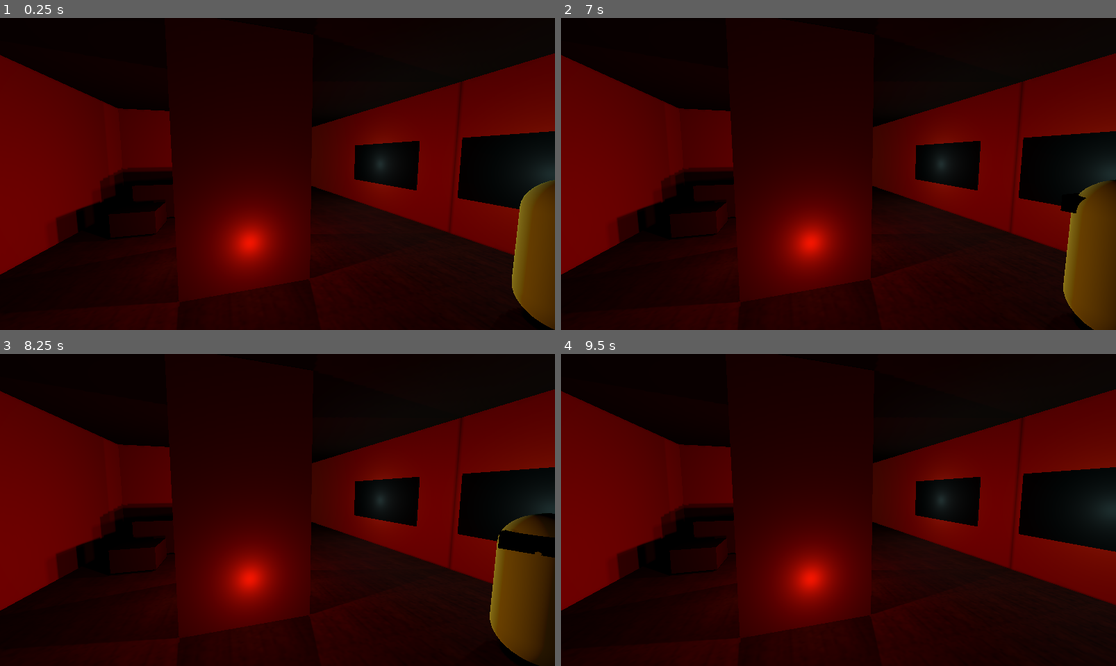
Above: before the commit, frames 1-4 (two rows, left to right).
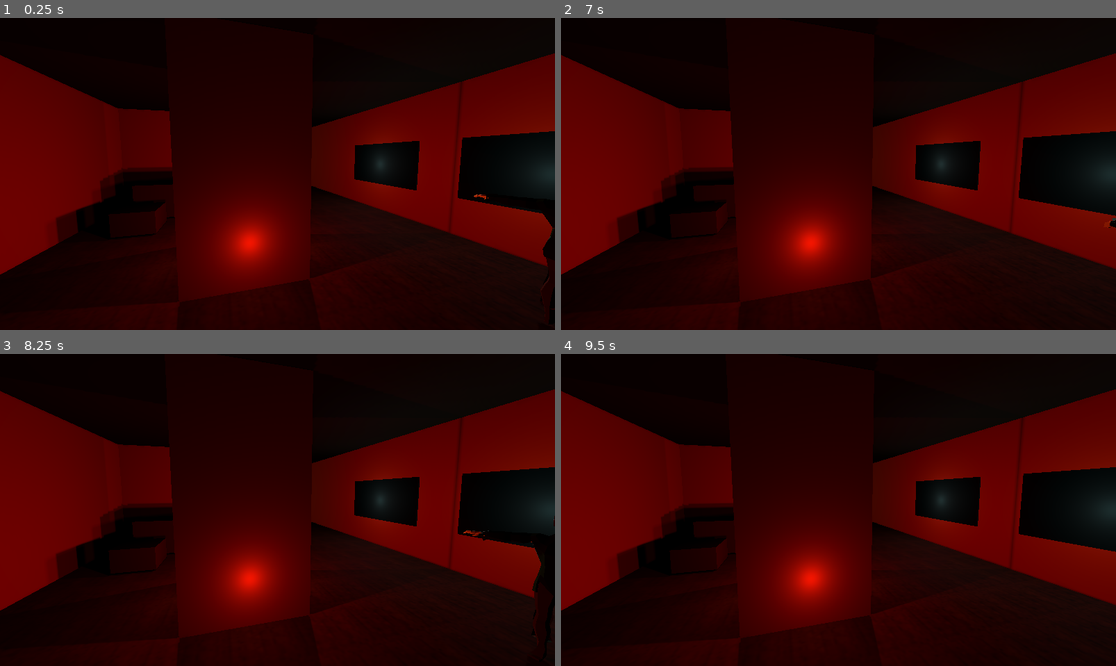
Above: after the commit, the same moments.

Repository: TRMashedelf/i-hate-cabin
Game: Godot game, scene res://Scenes/main.tscn
The game is run twice, just before and just after one commit, with the same random seed, the same clock (stepped at 60 frames per second) and the same inputs.
Inputs (mouse positions are in pixels of both pictures, inside the frame that each line leads up to):
- Up to frame 1 (0.25 s): no input
- Up to frame 2 (7 s): tap Enter at 0.5, 2, 3.5 s; move the mouse to (960, 158) at 0.52 s; hold D (right) 0.53-1.25 s; tap F (interact) every 1.5 s from 0.6 to 6.6 s; click (960, 158) at 0.67 s; tap Space at 1.25, 2.75, 4.25 s; drag from (727, 189) to (810, 236) at 1.27 s; move the mouse to (894, 105) at 2.02 s; hold D (right) 2.03-2.75 s; drag from (810, 236) to (672, 127) at 2.77 s; move the mouse to (1005, 220) at 3.52 s; hold A (left) 3.53-4.25 s; drag from (672, 127) to (755, 96) at 4.27 s; move the mouse to (866, 174) at 5.02 s; hold S (backward) 5.03-5.75 s; click (866, 174) at 5.17 s; drag from (755, 96) to (727, 189) at 5.77 s; move the mouse to (960, 158) at 6.52 s; hold W (forward) from 6.53 s (still down)
- Up to frame 3 (8.25 s): release W (forward) at 7.25 s; drag from (166, 525) to (249, 572) at 7.27 s; move the mouse to (333, 441) at 8.02 s; hold S (backward) from 8.03 s (still down); tap F (interact) at 8.1 s
- Up to frame 4 (9.5 s): release S (backward) at 8.75 s; drag from (810, 572) to (672, 463) at 8.77 s

The runs differ from the first frame. In frame 1, 3.0% of the frame differs, in the area x 85-100%, y 51-100%; in frame 2, 3.8%; in frame 3, 4.0%, in the area x 83-100%, y 51-99%; in frame 4, nothing differs.

Commit message:
Added Player model to game

Diff:
--- /dev/null
+++ b/Objects/Player/joey_5.tscn
@@ -0,0 +1,36 @@
+[gd_scene format=3 uid="uid://cvgt0e3mt00wv"]
+
+[ext_resource type="PackedScene" uid="uid://dip58r15h1u7i" path="res://Models/Joey 5.fbx" id="1_puksg"]
+[ext_resource type="Texture2D" uid="uid://c6ru66tapnkb3" path="res://Textures/Joey Face.png" id="2_dic8v"]
+
+[sub_resource type="StandardMaterial3D" id="StandardMaterial3D_6s3ou"]
+albedo_texture = ExtResource("2_dic8v")
+
+[node name="Joey 5" unique_id=2058127003 instance=ExtResource("1_puksg")]
+transform = Transform3D(-1, 0, -8.742278e-08, 0, 1, 0, 8.742278e-08, 0, -1, 0, 0, 0)
+
+[node name="Skeleton3D" parent="Armature" parent_id_path=PackedInt32Array(1447197707) index="0" unique_id=1585105632]
+bones/1/rotation = Quaternion(-0.03867972, 4.5864585e-05, -0.0005860529, 0.99925154)
+bones/8/rotation = Quaternion(-0.5443536, -0.44471264, 0.55857855, -0.44034073)
+bones/9/rotation = Quaternion(-0.10898437, 0.009756604, 0.008768551, 0.9939569)
+bones/10/rotation = Quaternion(3.538988e-07, 0.28008047, 1.7265428e-08, 0.9599766)
+bones/11/rotation = Quaternion(2.5352284e-07, 0.0036292982, -3.0134106e-07, 0.9999935)
+bones/12/rotation = Quaternion(-3.4593657e-07, 0.49868757, 5.9604645e-08, 0.86678183)
+bones/13/rotation = Quaternion(0.22542386, 9.96637e-07, -0.35485026, 0.90733975)
+bones/14/rotation = Quaternion(0.053890277, 0.096619494, 0.06787342, 0.9915411)
+bones/17/rotation = Quaternion(0.54482853, -0.44448784, 0.5581605, 0.44051033)
+bones/18/rotation = Quaternion(-0.10903198, -0.009268079, -0.008150989, 0.99396163)
+bones/19/rotation = Quaternion(-1.8164585e-07, -0.28295675, -4.6331988e-07, 0.9591327)
+bones/20/rotation = Quaternion(2.2481326e-07, -0.008821906, 4.7730282e-08, 0.9999611)
+bones/21/rotation = Quaternion(-1.5018432e-07, -0.635741, -7.748605e-07, 0.77190244)
+bones/22/rotation = Quaternion(0.36116245, 8.9350516e-07, 0.35021192, 0.8642415)
+bones/23/rotation = Quaternion(0.014545471, -0.10533326, -0.06921948, 0.9919183)
+bones/26/rotation = Quaternion(0.002137884, 0.03231927, 0.99943316, -0.009189693)
+bones/27/rotation = Quaternion(-0.09432438, 0.0001871328, -0.019303968, 0.9953544)
+bones/28/rotation = Quaternion(0.48015797, -0.0038718637, -0.01702765, 0.8770083)
+bones/32/rotation = Quaternion(-0.0020547984, 0.032315273, 0.9994221, 0.010344418)
+bones/33/rotation = Quaternion(-0.096793, -0.00017967657, 0.019256277, 0.9951183)
+bones/34/rotation = Quaternion(0.4739997, 0.0036328346, 0.017119465, 0.88035107)
+
+[node name="Joey" parent="Armature/Skeleton3D" index="2" unique_id=1762181232]
+surface_material_override/4 = SubResource("StandardMaterial3D_6s3ou")
--- a/Objects/Player/player.tscn
+++ b/Objects/Player/player.tscn
@@ -2,22 +2,11 @@
 
 [ext_resource type="Script" uid="uid://b6u1k2nusvm5h" path="res://Scripts/player.gd" id="1_156m4"]
 [ext_resource type="PackedScene" uid="uid://1eu3vi8o3xc2" path="res://UI/hud.tscn" id="2_yw17q"]
+[ext_resource type="PackedScene" uid="uid://cvgt0e3mt00wv" path="res://Objects/Player/joey_5.tscn" id="3_l2ya6"]
 
 [sub_resource type="CapsuleShape3D" id="CapsuleShape3D_tbugw"]
-radius = 0.4
+radius = 0.3
 height = 1.8
-
-[sub_resource type="StandardMaterial3D" id="StandardMaterial3D_156m4"]
-albedo_color = Color(0.5529412, 1, 0.6509804, 1)
-
-[sub_resource type="CapsuleMesh" id="CapsuleMesh_yw17q"]
-material = SubResource("StandardMaterial3D_156m4")
-radius = 0.4
-height = 1.8
-
-[sub_resource type="StandardMaterial3D" id="StandardMaterial3D_yw17q"]
-shading_mode = 0
-albedo_color = Color(0, 0, 0, 1)
 
 [node name="Player" type="CharacterBody3D" unique_id=1036565057 groups=["player"]]
 process_mode = 3
@@ -26,14 +15,9 @@
 [node name="CollisionShape3D" type="CollisionShape3D" parent="." unique_id=498345772]
 shape = SubResource("CapsuleShape3D_tbugw")
 
-[node name="TempMesh" type="MeshInstance3D" parent="." unique_id=1551592110]
-mesh = SubResource("CapsuleMesh_yw17q")
-
-[node name="eyes temp" type="CSGBox3D" parent="TempMesh" unique_id=2033441493]
-transform = Transform3D(1, 0, 0, 0, 1, 0, 0, 0, 1, 0, 0.57560265, -0.19886741)
-size = Vector3(0.6, 0.2, 0.4)
-material = SubResource("StandardMaterial3D_yw17q")
-
 [node name="HUD" parent="." unique_id=1511806409 instance=ExtResource("2_yw17q")]
 process_mode = 3
 visible = false
+
+[node name="Joey 5" parent="." unique_id=2058127003 instance=ExtResource("3_l2ya6")]
+transform = Transform3D(-0.8, 0, -1.2079664e-07, 0, 0.8, 0, 1.2079664e-07, 0, -0.8, 0, -0.867988, 0)
Binary file added: Models/Joey 5.fbx
Not shown, added: Models/Joey 5.fbx.import
Binary file added: Textures/Joey Face.png
Not shown, added: Textures/Joey Face.png.import
